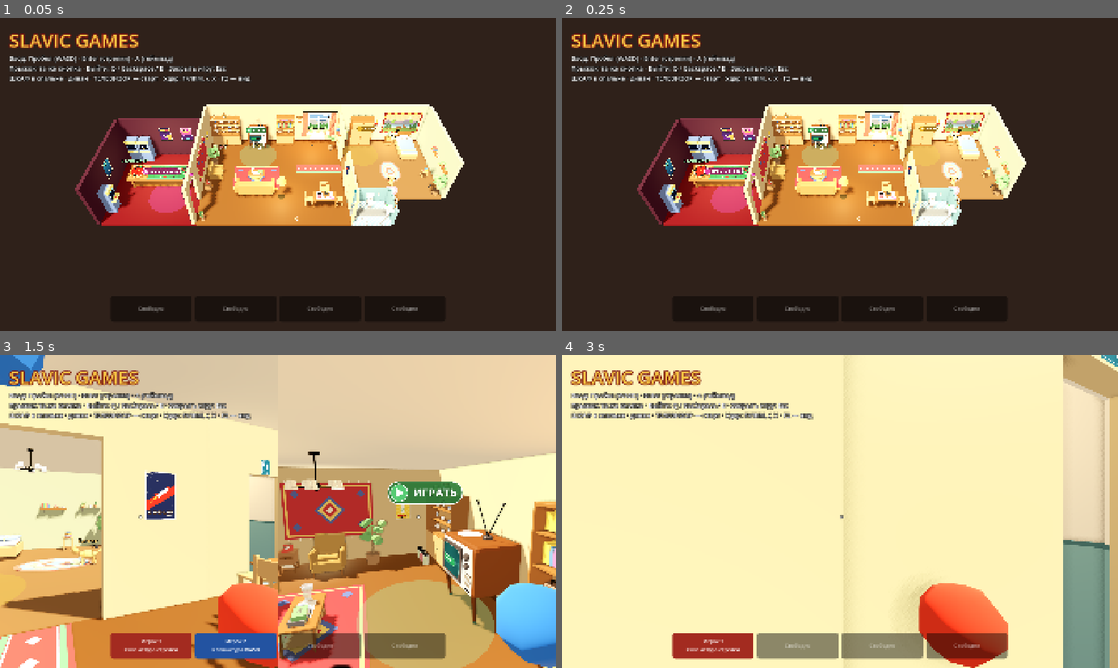
Above: before the commit, frames 1-4 (two rows, left to right).
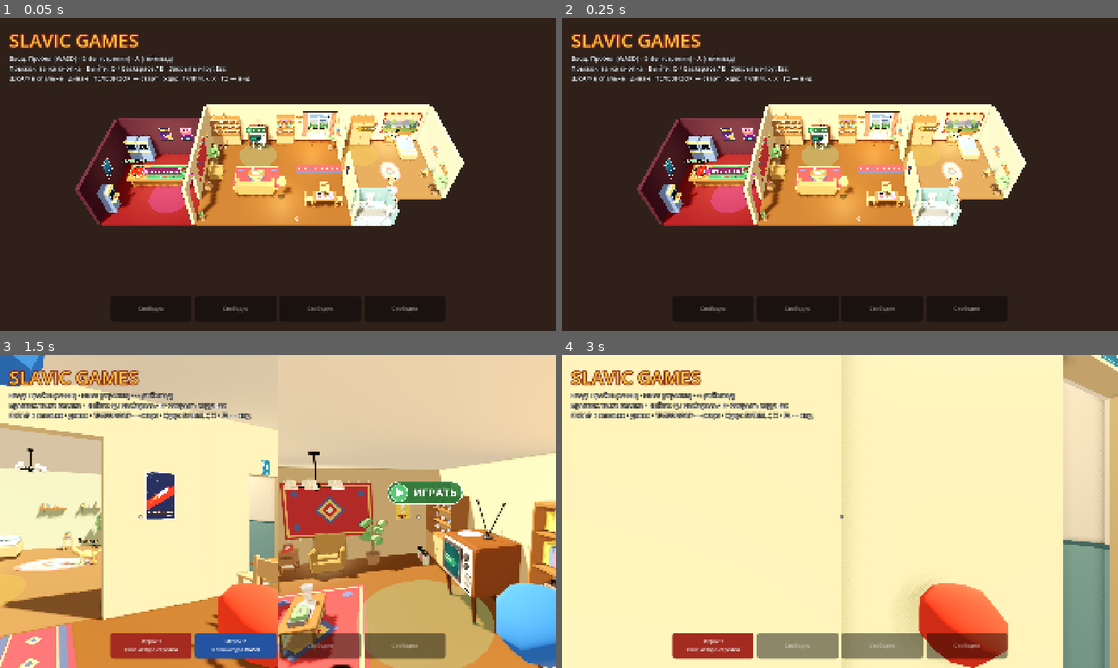
Above: after the commit, the same moments.

Repository: Gabrie1code/slavic-games
Game: Godot game, scene res://scenes/lobby/local_lobby.tscn
The game is run twice, just before and just after one commit, with the same random seed, the same clock (stepped at 60 frames per second) and the same inputs. Sound files missing from this copy of the repository are replaced by a short silence.
Inputs (mouse positions are in pixels of both pictures, inside the frame that each line leads up to):
- Up to frame 1 (0.05 s): no input
- Up to frame 2 (0.25 s): no input
- Up to frame 3 (1.5 s): tap Enter (menu_arrow_confirm) at 0.5 s; move the mouse to (400, 495) at 0.52 s; hold Right (menu_arrow_right) 0.53-1.28 s; tap Keypad Enter at 0.6 s; click (400, 495) at 0.67 s; tap Space at 0.77, 1.07 s; move the mouse to (250, 511) at 1.27 s; hold Up (menu_arrow_up) from 1.28 s (still down); tap E at 1.35 s
- Up to frame 4 (3 s): tap Space at 1.52, 1.82 s; move the mouse to (851, 505) at 2.02 s; tap Q at 2.1 s; release Up (menu_arrow_up) at 2.75 s; drag from (812, 574) to (673, 464) at 2.77 s

The runs differ from the first frame. In frame 1, 0.2% of the frame differs, in the area x 53-62%, y 46-50%; in frame 2, 0.2%; in frame 3, 1.6%, in the area x 0-15%, y 62-100%; in frame 4, less than 0.1%.

Commit message:
Кот с шеей, дорожка в новых цветах, пульт от телевизора на диване (взять, бросить, возвращается через 5 с)
Co-Authored-By: Claude Opus 5.5 <noreply@anthropic.com>
Claude-Session: https://claude.ai/code/session_01D8uwbRJurrt4bqrYm2joHC

Diff:
--- a/scenes/lobby/apartment.gd
+++ b/scenes/lobby/apartment.gd
@@ -91,6 +91,8 @@
 ## Экраны игровых автоматов (кнопкой действия их можно «сломать» на 8 сек).
 var arcade_screens: Array[ArcadeScreen] = []
 var cat: LobbyCat
+## Пульт от телевизора (лежит на диване, его можно взять и бросить).
+var tv_remote: TvRemote
 
 var _lamp_light: OmniLight3D
 var _lamp_glow: MeshInstance3D
@@ -250,6 +252,12 @@
 		var seat_pos := SOFA_POS + Vector3(local_x, 0.1, 0.12).rotated(Vector3.UP, SOFA_YAW)
 		seats.append({"pos": seat_pos, "yaw": SOFA_YAW + PI, "approach": seat_pos + front * 0.9,
 			"name": "Сесть на диван"})
+	# Пульт — посередине дивана, между местами для сидения.
+	tv_remote = TvRemote.new()
+	tv_remote.home_position = SOFA_POS + Vector3(0, 0.6, 0.15).rotated(Vector3.UP, SOFA_YAW)
+	tv_remote.home_yaw = SOFA_YAW + 0.4
+	tv_remote.set_meta("home_parent", self)
+	add_child(tv_remote)
 	var table_pos := Vector3(-2.6, 0, -0.25)
 	_solid(_model("coffee_table"), Vector3(1.0, 0.5, 0.55), 0.25, table_pos)
 	_breakable("crystal_vase", table_pos + Vector3(-0.25, 0.47, 0.0), [CRYSTAL], 0.4, 0.05)
--- a/scenes/lobby/lobby_gadgets.gd
+++ b/scenes/lobby/lobby_gadgets.gd
@@ -37,6 +37,8 @@
 ## Губки в руках и «губки в кадре» у камер: PlayerData.id -> Sponge / Node3D.
 var _held_sponges: Dictionary = {}
 var _view_sponges: Dictionary = {}
+## «Пульт в кадре» у камеры того, кто держит пульт (PlayerData.id -> Node3D).
+var _view_remotes: Dictionary = {}
 var _player: AudioStreamPlayer3D
 
 
@@ -199,11 +201,11 @@
 	return character.global_position + Vector3.UP * 1.3 - character.global_basis.z * reach
 
 
-# ---------------- Рука: баллончик или губка ----------------
+# ---------------- Рука: баллончик, губка или пульт ----------------
 
 ## В руке что-то есть (баллончик или губка) — второе не взять, кулаком не бьёт.
 func hand_busy(p: PlayerData) -> bool:
-	return holds_can(p) or holds_sponge(p)
+	return holds_can(p) or holds_sponge(p) or holds_remote(p)
 
 
 func holds_sponge(p: PlayerData) -> bool:
@@ -216,18 +218,26 @@
 		process_can_holder(p, camera, view_can)
 	elif holds_sponge(p):
 		_process_sponge(p, camera)
+	elif holds_remote(p):
+		_process_remote(p, camera)
 
 
 ## Бросить всё из руки (игрок ушёл из лобби).
 func release_hand(p: PlayerData) -> void:
 	release_can(p)
 	release_sponge(p)
+	if holds_remote(p):
+		_hide_view_remote(p)
+		apartment.tv_remote.go_home()
 
 
 ## Подсказки тому, у кого что-то в руке.
 func hand_hint(p: PlayerData) -> Array[Dictionary]:
 	if holds_can(p):
 		return can_holder_hint(p)
+	if holds_remote(p):
+		var remote_entries: Array[Dictionary] = [entry(drop_key(p), "Бросить пульт")]
+		return remote_entries
 	if not holds_sponge(p):
 		return _no_hint()
 	var result: Array[Dictionary] = [entry(attack_key(p), "Оттирать (зажать)"),
@@ -238,8 +248,11 @@
 	return result
 
 
-## Удар у раковины, пока рука свободна, — взять губку (вместо удара кулаком). true — взял.
+## Удар у раковины или у пульта, пока рука свободна, — взять губку / пульт (вместо удара
+## кулаком). true — взял.
 func try_attack_use(p: PlayerData) -> bool:
+	if _use_remote(p):
+		return true
 	var sink := _near_sink(p)
 	if hand_busy(p) or sink == null or sink.sponge == null:
 		return false
@@ -334,6 +347,64 @@
 		(_view_sponges[p.id] as Node).queue_free()
 		_view_sponges.erase(p.id)
 	_held_sponges.erase(p.id)
+
+
+# ---------------- Пульт от телевизора ----------------
+
+func holds_remote(p: PlayerData) -> bool:
+	var remote := apartment.tv_remote
+	return remote != null and remote.state == TvRemote.State.HELD and remote.holder == p
+
+
+## Пульт рядом (на диване или брошенный), который можно взять (null — нет или уже в руке).
+func _near_remote(p: PlayerData) -> TvRemote:
+	var remote := apartment.tv_remote
+	if remote == null or remote.state == TvRemote.State.HELD or hand_busy(p):
+		return null
+	return remote if _near(p, remote.global_position, CAN_RADIUS) else null
+
+
+## Подсказка «Взять пульт» (на ЛКМ: Пробел у дивана — «сесть»). Пусто — пульта рядом нет.
+func remote_hint(p: PlayerData) -> Array[Dictionary]:
+	var result: Array[Dictionary] = []
+	if _near_remote(p):
+		result.append(entry(attack_key(p), "Взять пульт"))
+	return result
+
+
+## Удар у пульта — взять его в руку. true — взял.
+func _use_remote(p: PlayerData) -> bool:
+	var remote := _near_remote(p)
+	if remote == null:
+		return false
+	remote.hold(p, characters[p.id])
+	return true
+
+
+## Пульт в руке: G — бросить туда, куда смотришь.
+func _process_remote(p: PlayerData, camera: Camera3D) -> void:
+	var character: PlayerCharacter = characters[p.id]
+	if camera and not _view_remotes.has(p.id):
+		var model := TvRemote.make_model()
+		model.position = Vector3(0.22, -0.24, -0.4)
+		model.rotation = Vector3(0.5, 0.25, 0.0)
+		model.scale = Vector3.ONE * 1.3
+		_set_layers(model, 1 << (p.slot + 10)) # слой «в кадре» этого игрока
+		camera.add_child(model)
+		_view_remotes[p.id] = model
+	if not p.input.is_just_pressed("drop"):
+		return
+	_hide_view_remote(p)
+	var dir := -character.global_basis.z
+	if camera:
+		dir = -camera.global_basis.z
+	apartment.tv_remote.throw(character, dir)
+
+
+func _hide_view_remote(p: PlayerData) -> void:
+	if _view_remotes.has(p.id):
+		(_view_remotes[p.id] as Node).queue_free()
+		_view_remotes.erase(p.id)
 
 
 func _set_layers(node: Node, layer: int) -> void:
--- a/scenes/lobby/local_lobby.gd
+++ b/scenes/lobby/local_lobby.gd
@@ -740,6 +740,7 @@
 	var result: Array[Dictionary] = []
 	if action != "":
 		result.append(LobbyGadgets.entry(key, action))
+	result.append_array(_gadgets.remote_hint(p)) # пульт на ЛКМ — вместе с «Сесть на диван»
 	return result
 
 
--- /dev/null
+++ b/scenes/lobby/props/tv_remote.gd
@@ -0,0 +1,146 @@
+class_name TvRemote
+extends RigidBody3D
+## Пульт от телевизора на диване (один на всё лобби). Ничего не переключает: его можно взять
+## в руку («подтвердить»), бросить (G). Брошенный пульт, пролежав на полу дольше BACK_TIME сек,
+## сам возвращается на диван.
+
+enum State { HOME, HELD, LOOSE }
+
+const BACK_TIME := 5.0
+const SIZE := Vector3(0.06, 0.025, 0.2)
+const HAND_POS := Vector3(0, -0.45, 0.04)
+const THROW_SPEED := 4.5
+
+var state := State.HOME
+var holder: PlayerData
+## Где пульт лежит на диване (в координатах квартиры).
+var home_position := Vector3.ZERO
+var home_yaw := 0.0
+
+var _model: Node3D
+var _still_time := 0.0
+
+
+func _ready() -> void:
+	add_to_group("tv_remote")
+	_model = make_model()
+	add_child(_model)
+	var shape := CollisionShape3D.new()
+	var box := BoxShape3D.new()
+	box.size = SIZE
+	shape.shape = box
+	shape.position.y = SIZE.y / 2.0
+	add_child(shape)
+	mass = 0.15
+	angular_damp = 1.5
+	var surface := PhysicsMaterial.new()
+	surface.friction = 0.8
+	surface.bounce = 0.25
+	physics_material_override = surface
+	freeze_mode = RigidBody3D.FREEZE_MODE_KINEMATIC
+	go_home()
+
+
+## Модель: чёрный корпус, серые кнопки, красная кнопка включения (и для «пульта в кадре»).
+static func make_model() -> Node3D:
+	var root := Node3D.new()
+	root.add_child(_box(SIZE, Vector3(0, SIZE.y / 2.0, 0), Color("1c1c1e"), 0.5))
+	root.add_child(_box(Vector3(0.016, 0.008, 0.016), Vector3(-0.015, SIZE.y, -0.075),
+		Color("c62828"), 0.4))
+	for row in 4:
+		for col in 3:
+			var pos := Vector3(-0.018 + col * 0.018, SIZE.y, -0.035 + row * 0.022)
+			root.add_child(_box(Vector3(0.012, 0.006, 0.012), pos, Color("8a8d91"), 0.6))
+	# Окошко инфракрасного глазка спереди.
+	root.add_child(_box(Vector3(0.03, 0.012, 0.004), Vector3(0, SIZE.y / 2.0, -SIZE.z / 2.0),
+		Color("4a0d12"), 0.15))
+	return root
+
+
+static func _box(size: Vector3, pos: Vector3, color: Color, rough: float) -> MeshInstance3D:
+	var mesh_instance := MeshInstance3D.new()
+	var mesh := BoxMesh.new()
+	mesh.size = size
+	mesh_instance.mesh = mesh
+	var mat := StandardMaterial3D.new()
+	mat.albedo_color = color
+	mat.roughness = rough
+	mesh_instance.material_override = mat
+	mesh_instance.position = pos
+	return mesh_instance
+
+
+func _physics_process(delta: float) -> void:
+	if state != State.LOOSE:
+		return
+	# Считаем, сколько пульт уже лежит без движения (на полу или где упал).
+	if linear_velocity.length() < 0.15:
+		_still_time += delta
+	else:
+		_still_time = 0.0
+	if _still_time > BACK_TIME or global_position.y < -5.0:
+		state = State.HOME # чтобы не вызвать дважды; перенос узла — после физического кадра
+		go_home.call_deferred()
+
+
+## Вернуться на диван.
+func go_home() -> void:
+	state = State.HOME
+	holder = null
+	_set_loose_physics(false)
+	_move_to(_home_parent())
+	position = home_position
+	rotation = Vector3(0, home_yaw, 0)
+	_set_render_layer(_model, 1)
+
+
+func hold(p: PlayerData, character: PlayerCharacter) -> void:
+	state = State.HELD
+	holder = p
+	_set_loose_physics(false)
+	_move_to(null)
+	character.attach_to_part("ArmR", self)
+	position = HAND_POS
+	rotation = Vector3(PI / 2.0, 0, 0)
+	character.set_arm_pose(0.15, 0.9, 0.2)
+
+
+## Бросить вперёд по взгляду (dir — куда смотрит камера или персонаж).
+func throw(character: PlayerCharacter, dir: Vector3) -> void:
+	var start := global_transform
+	state = State.LOOSE
+	holder = null
+	_still_time = 0.0
+	_move_to(_home_parent())
+	global_transform = start
+	_set_render_layer(_model, 1)
+	_set_loose_physics(true)
+	linear_velocity = dir.normalized() * THROW_SPEED + Vector3.UP * 1.5
+	angular_velocity = Vector3(randf_range(-8, 8), randf_range(-8, 8), randf_range(-8, 8))
+	character.set_arm_angle(PlayerCharacter.ARM_DOWN, 0.2)
+
+
+func _home_parent() -> Node:
+	return get_meta("home_parent") as Node if has_meta("home_parent") else get_parent()
+
+
+func _set_loose_physics(on: bool) -> void:
+	freeze = not on
+	collision_layer = 2 if on else 0
+	collision_mask = 1 if on else 0
+
+
+func _move_to(parent: Node) -> void:
+	if get_parent() == parent:
+		return
+	if get_parent():
+		get_parent().remove_child(self)
+	if parent:
+		parent.add_child(self)
+
+
+func _set_render_layer(node: Node, layer: int) -> void:
+	if node is VisualInstance3D:
+		(node as VisualInstance3D).layers = layer
+	for child in node.get_children():
+		_set_render_layer(child, layer)
Binary file changed: assets/models/apartment/cat.glb
Binary file changed: assets/models/apartment/floor_runner.glb
Binary file changed: docs/previews/decor.png
Not shown, changed: docs/PROJECT_LOG.md
